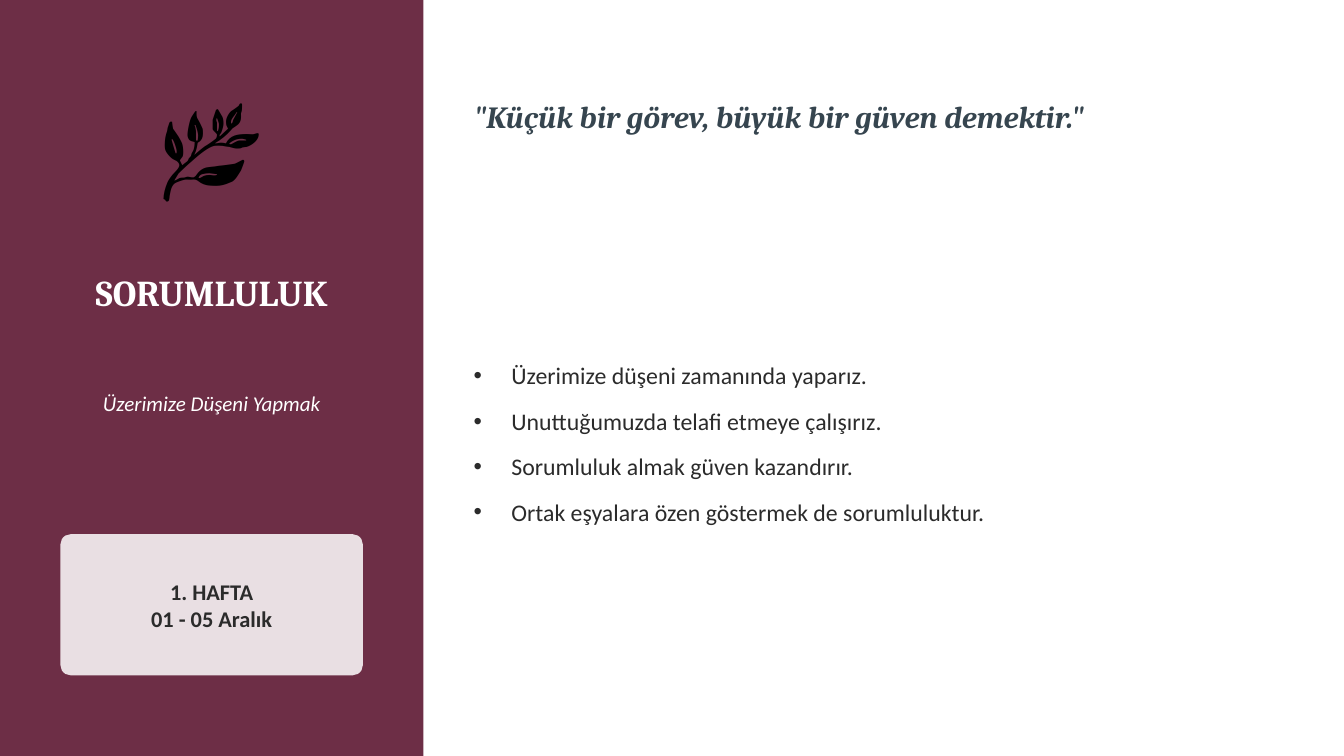
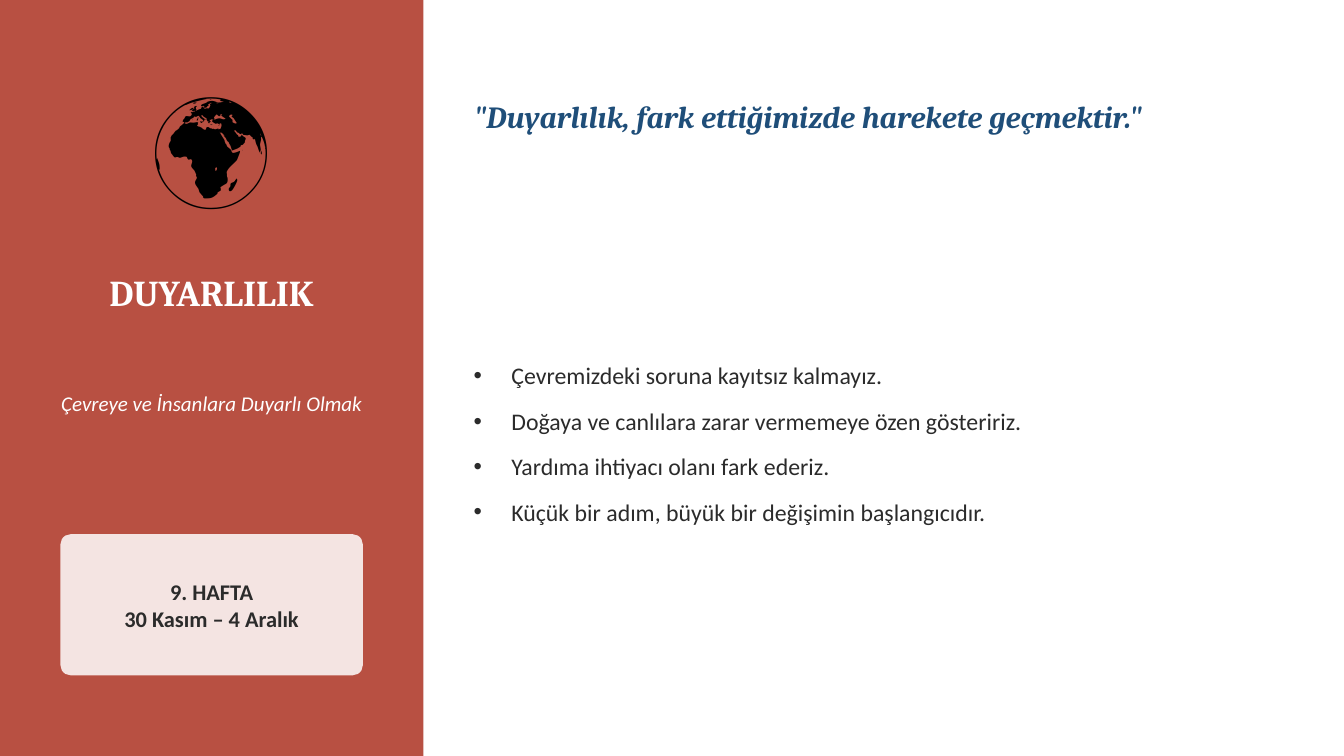
Before and after one commit to oogretmen1-tech/oogretmen1-tech.github.io, a slide deck: slide 2 of aralik-cedes-pano.pptx. Drawn at 1344x756 pixels with LibreOffice and Linux fonts; fonts in the diff are those of the drawing. Boxes give left, top, right and bottom in pixels: in the first picture for what was removed or moved away, otherwise in the second. Text is boxed around its words. In the diff, an @@ line names an element or a change of style, - is before the commit and + after.

```diff
--- a/aralik-cedes-pano.pptx
+++ b/aralik-cedes-pano.pptx
@@ rectangle at bbox=[0, 0, 423, 756]: fill #6D2E46 to #B85042 @@
@@ text at bbox=[30, 50, 393, 232]: text changed @@
-🌿
+🌍
@@ text at bbox=[474, 106, 1142, 135]: text changed; text colour #36454F to #1F4E79 @@
-"Küçük bir görev, büyük bir güven demektir."
+"Duyarlılık, fark ettiğimizde harekete geçmektir."
@@ text at bbox=[109, 281, 313, 307]: text changed @@
-SORUMLULUK
+DUYARLILIK
@@ text at bbox=[511, 367, 1021, 525]: text changed @@
-• Üzerimize düşeni zamanında yaparız.
-• Unuttuğumuzda telafi etmeye çalışırız.
-• Sorumluluk almak güven kazandırır.
-• Ortak eşyalara özen göstermek de sorumluluktur.
+• Çevremizdeki soruna kayıtsız kalmayız.
+• Doğaya ve canlılara zarar vermemeye özen gösteririz.
+• Yardıma ihtiyacı olanı fark ederiz.
+• Küçük bir adım, büyük bir değişimin başlangıcıdır.
@@ text at bbox=[61, 394, 361, 415]: text changed @@
-Üzerimize Düşeni Yapmak
+Çevreye ve İnsanlara Duyarlı Olmak
@@ text at bbox=[124, 585, 299, 627]: text changed @@
-1. HAFTA
-01 - 05 Aralık
+9. HAFTA
+30 Kasım – 4 Aralık
```
Also in this commit, not shown: 4 other slides changed, 1 slide added, 40 other files.
